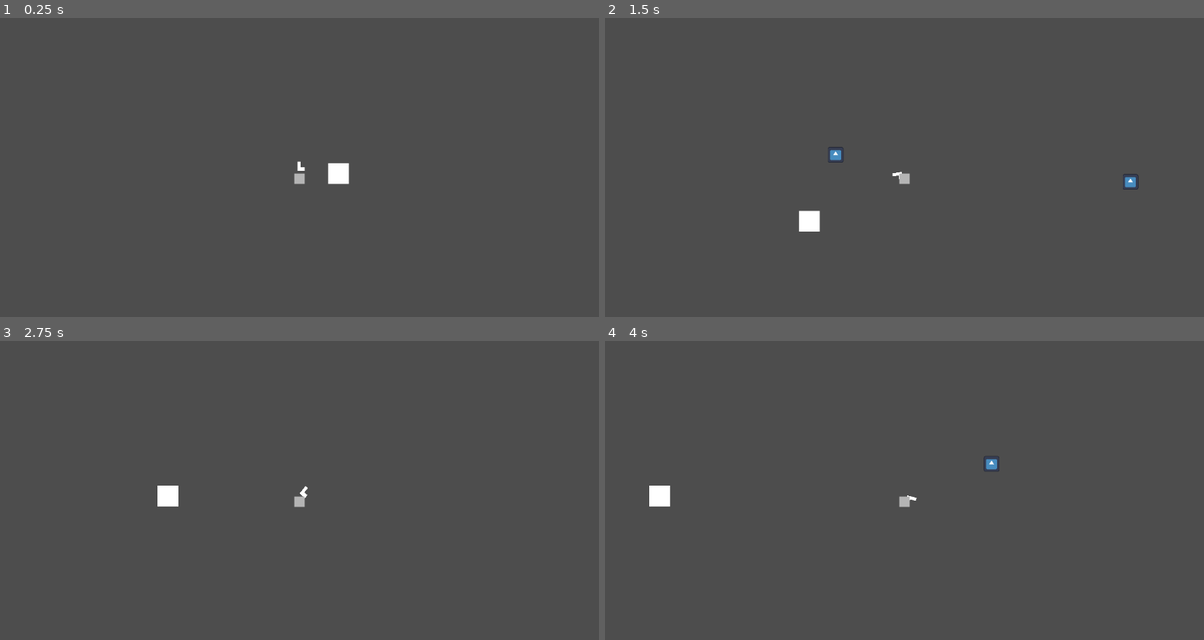
Above: before the commit, frames 1-4 (two rows, left to right).
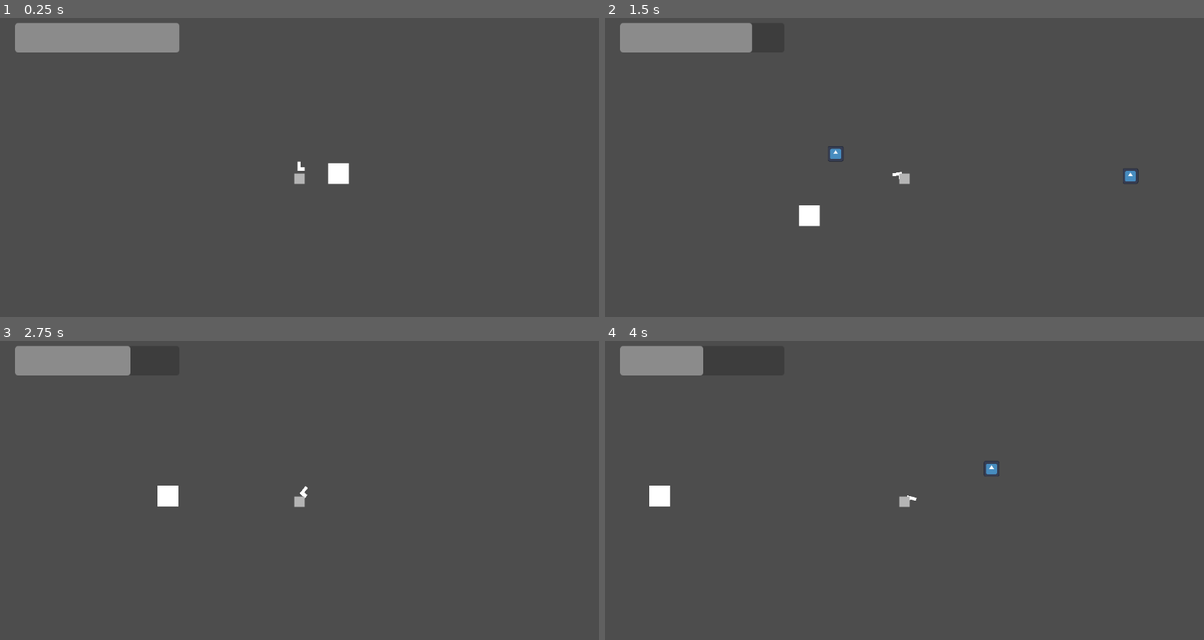
Above: after the commit, the same moments.

Repository: Newait/Mechanical_Revolution
Game: Godot game, scene res://scenes/game.tscn
Same seed, same stepped clock (60 frames per second), same inputs: the game is played once before the commit and once after it. The project has no main scene, so this scene is started directly. The engine's default icon, where the game draws it, is replaced by a stand-in: a white triangle on a blue panel in a dark square.
Inputs (mouse positions are in pixels of both pictures, inside the frame that each line leads up to):
- Up to frame 1 (0.25 s): no input
- Up to frame 2 (1.5 s): tap Enter at 0.5 s; move the mouse to (1036, 161) at 0.52 s; hold Right (move_right) from 0.53 s (still down); click (1036, 161) at 0.6 s; tap Space (jump) at 0.77 s; move the mouse to (784, 194) at 1.27 s; click (784, 194) at 1.35 s
- Up to frame 3 (2.75 s): tap Space (jump) at 1.52 s; move the mouse to (359, 427) at 2.02 s; release Right (move_right) at 2.03 s; hold Left (move_left) from 2.03 s (still down); click (359, 427) at 2.1 s
- Up to frame 4 (4 s): move the mouse to (874, 568) at 2.77 s; release Left (move_left) at 2.78 s; hold Right (move_right) from 2.78 s (still down); click (874, 568) at 2.85 s; tap Space (jump) at 3.02, 3.77 s; move the mouse to (1084, 553) at 3.52 s; click (1084, 553) at 3.6 s

The runs differ from the first frame. In frame 1, 2.7% of the frame differs, in the area x 2-30%, y 1-12%; in frame 2, 2.5%; in frame 3, 1.9%; in frame 4, 1.4%.

Commit message:
Health feature

Diff:
--- a/mechanical-revolution/scenes/game.tscn
+++ b/mechanical-revolution/scenes/game.tscn
@@ -1,10 +1,12 @@
-[gd_scene load_steps=3 format=3 uid="uid://cfdse231xuejh"]
+[gd_scene load_steps=4 format=3 uid="uid://cfdse231xuejh"]
 
 [ext_resource type="PackedScene" uid="uid://bthhrey1wx5os" path="res://scenes/player.tscn" id="1_uwrxv"]
+[ext_resource type="Script" uid="uid://balkvqtweaibj" path="res://scripts/game_manager.gd" id="1_yqjtg"]
 
 [sub_resource type="WorldBoundaryShape2D" id="WorldBoundaryShape2D_8cj0n"]
 
 [node name="Node2D" type="Node2D"]
+script = ExtResource("1_yqjtg")
 
 [node name="Floor" type="StaticBody2D" parent="."]
 
@@ -12,6 +14,7 @@
 shape = SubResource("WorldBoundaryShape2D_8cj0n")
 
 [node name="Player" parent="." instance=ExtResource("1_uwrxv")]
+unique_name_in_owner = true
 position = Vector2(2, -40)
 
 [node name="Camera2D" type="Camera2D" parent="Player"]
@@ -21,3 +24,28 @@
 offset_top = -41.0
 offset_right = 97.0
 offset_bottom = -1.0
+
+[node name="CanvasLayer" type="CanvasLayer" parent="."]
+
+[node name="Control" type="Control" parent="CanvasLayer"]
+layout_mode = 3
+anchors_preset = 15
+anchor_right = 1.0
+anchor_bottom = 1.0
+grow_horizontal = 2
+grow_vertical = 2
+
+[node name="ProgressBar" type="ProgressBar" parent="CanvasLayer/Control"]
+unique_name_in_owner = true
+layout_mode = 1
+anchors_preset = -1
+anchor_left = 0.025
+anchor_top = 0.037
+anchor_right = 0.29900002
+anchor_bottom = 0.125
+offset_left = 0.19999886
+offset_top = 0.024000168
+offset_right = 0.5519409
+step = 0.1
+value = 100.0
+show_percentage = false
--- /dev/null
+++ b/mechanical-revolution/scripts/game_manager.gd
@@ -0,0 +1,17 @@
+extends Node2D
+@onready var player: Player = $Player
+@onready var progress_bar: ProgressBar = %ProgressBar
+
+
+
+# Called when the node enters the scene tree for the first time.
+func _ready() -> void:
+	if player:
+		player.tookDamage.connect(func (val) -> void:
+			progress_bar.value = val
+		)
+
+
+# Called every frame. 'delta' is the elapsed time since the previous frame.
+func _process(delta: float) -> void:
+	pass
--- a/mechanical-revolution/scripts/player.gd
+++ b/mechanical-revolution/scripts/player.gd
@@ -1,4 +1,4 @@
-extends CharacterBody2D
+class_name Player extends CharacterBody2D
 
 
 const MAX_SPEED := 300.0
@@ -10,6 +10,11 @@
 var playerState = "Running"
 @onready var weapon: Weapon = $Weapon
 
+signal tookDamage
+var health := 100.0:
+	set(val):
+		health = val
+		tookDamage.emit(val)
 
 func _ready() -> void:
 	pass
@@ -28,6 +33,8 @@
 	velocity += get_gravity() * delta
 	if Input.is_action_just_pressed("Shoot"):
 		weapon.fire(get_local_mouse_position().normalized())
+		take_damage(10.0)
+	print("I am run. Also here is:" + playerState)
 	match playerState:
 		"Running":
 			if direction:
@@ -40,9 +47,9 @@
 				playerState = "Jump Up"
 		"Jump Up":
 			# Add the gravity.
-			if velocity.y < 0:
+			if velocity.y > 0:
 				playerState = "Falling"
-
+			velocity += get_gravity() * delta
 			if direction:
 				velocity.x = move_toward(velocity.x, desired_velocity.x, AIR_ACCELERATION * delta)
 			else:
@@ -57,11 +64,15 @@
 			else:
 				velocity.x = move_toward(velocity.x, 0, AIR_ACCELERATION * delta)
 
+	move_and_slide()
 
 
+func take_damage(damage: float) -> void:
+	health -= damage
+	if health <= 0:
+		death()
 
+func death() -> void:
+	get_tree().reload_current_scene()
 	# Get the input direction and handle the movement/deceleration.
 	# As good practice, you should replace UI actions with custom gameplay actions.
-
-
-	move_and_slide()
Not shown, added: mechanical-revolution/scripts/game_manager.gd.uid
